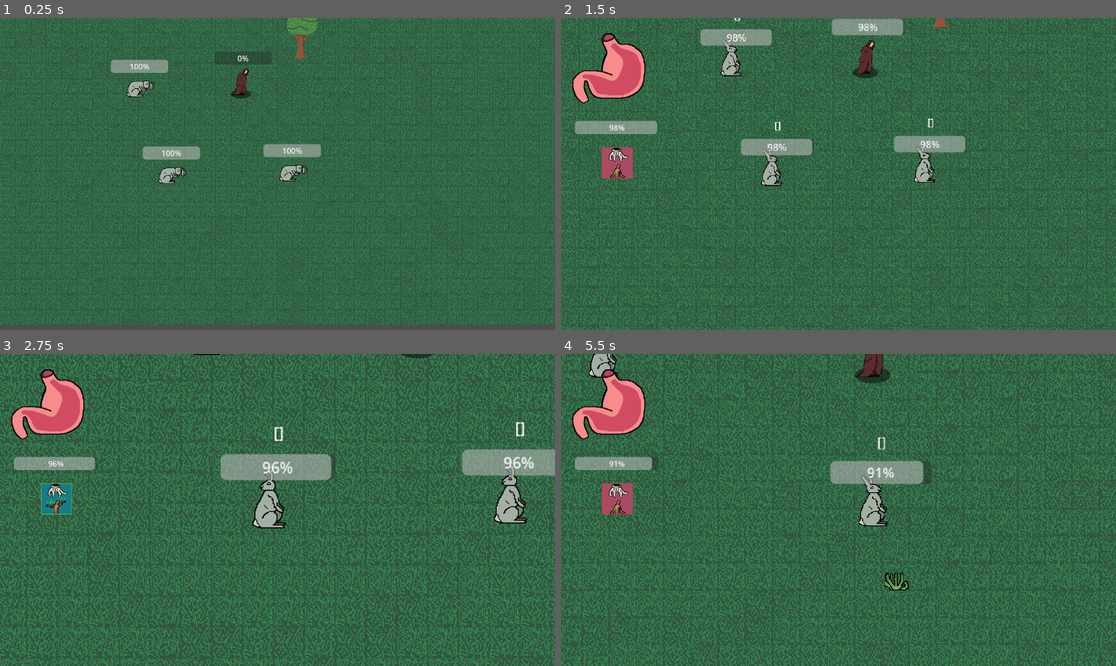
Above: before the commit, frames 1-4 (two rows, left to right).
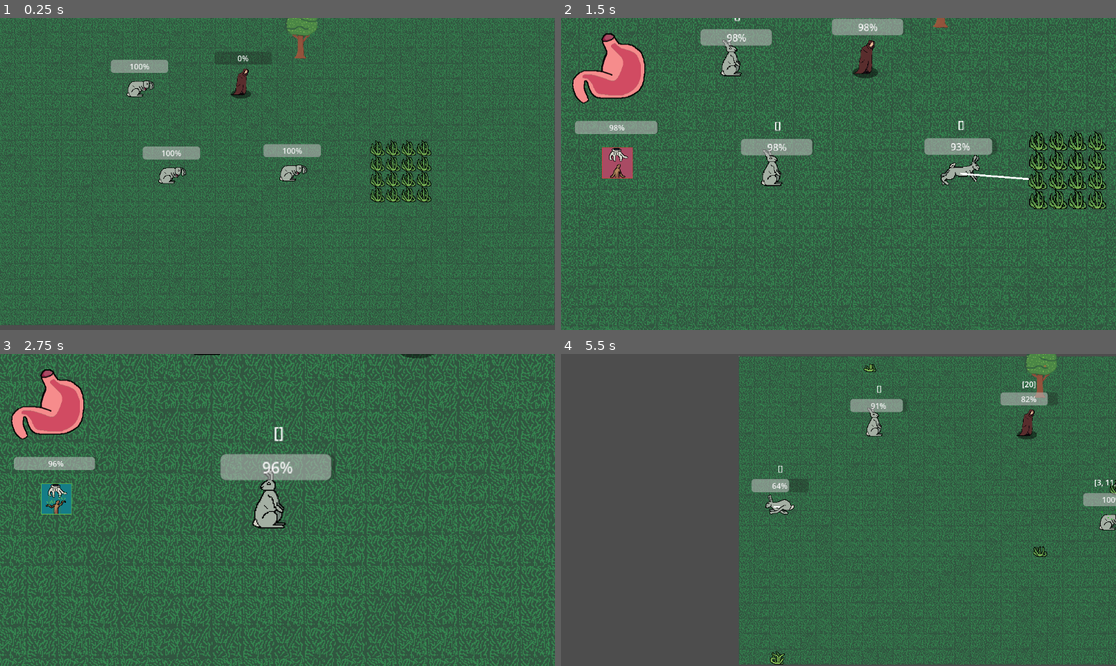
Above: after the commit, the same moments.

Repository: rundoom/Upraiser
Game: Godot game, scene res://creature/grass_test.tscn
The game is run twice, just before and just after one commit, with the same random seed, the same clock (stepped at 60 frames per second) and the same inputs.
Inputs (mouse positions are in pixels of both pictures, inside the frame that each line leads up to):
- Up to frame 1 (0.25 s): no input
- Up to frame 2 (1.5 s): tap Enter at 0.5 s; move the mouse to (960, 158) at 0.52 s; press the mouse at (960, 158) at 0.53 s; move the mouse to (733, 174) at 1.27 s; release the mouse at (733, 174) at 1.28 s; click (733, 174) at 1.35 s
- Up to frame 3 (2.75 s): click (55, 497) at 2 s
- Up to frame 4 (5.5 s): click (616, 497) at 2.75 s; click (616, 497) at 3.5 s; move the mouse to (894, 441) at 4.27 s; hold Right mouse button (RMB) 4.28-5.03 s; click (894, 441) at 4.55 s; move the mouse to (1032, 510) at 5.02 s; click (1032, 510) at 5.1 s

The runs differ from the first frame. In frame 1, 1.3% of the frame differs, in the area x 66-78%, y 39-60%; in frame 2, 3.5%; in frame 3, 2.1%; in frame 4, 61%, in the area x 0-100%, y 0-100%.

Commit message:
Fix rabbit eat over limit

Diff:
--- a/creature/grass_test.tscn
+++ b/creature/grass_test.tscn
@@ -6,6 +6,7 @@
 
 [node name="WorldBase" instance=ExtResource("1_mtl36")]
 layer_1/tile_data = PackedInt32Array(131091, 3, 131072)
+layer_2/tile_data = PackedInt32Array(589848, 4, 0, 655384, 4, 0, 720920, 4, 0, 720921, 4, 0, 720922, 4, 0, 655386, 4, 0, 589850, 4, 0, 589849, 4, 0, 655385, 4, 0, 524312, 4, 0, 524313, 4, 0, 524314, 4, 0, 524315, 4, 0, 589851, 4, 0, 655387, 4, 0, 720923, 4, 0)
 
 [node name="Rabbit" parent="." index="3" instance=ExtResource("3_nh7pq")]
 position = Vector2(356.283, 326.896)
--- a/creature/npc/npc.gd
+++ b/creature/npc/npc.gd
@@ -204,9 +204,10 @@
 			is_picked = true
 			is_some_selected = true
 		elif under_control:
+			var is_fit_capacity = food.reduce(func(acc, it): return it.volume + acc, 0) < MAX_FOOD / 2
 			var item_clicked = world.get_item_in(get_global_mouse_position())
-			if item_clicked == null or not (food.reduce(func(acc, it): return it.volume + acc, 0) < MAX_FOOD / 2 and _is_group_intersects(item_clicked.get_groups())):
-				move_to = world.materialize_tile(get_global_mouse_position(), 2, 64)
+			if item_clicked == null or not (is_fit_capacity and _is_group_intersects(item_clicked.get_groups())):
+				move_to = world.materialize_tile(get_global_mouse_position(), 2, 64) if is_fit_capacity else null
 				if move_to == null:
 					move_to = move_pointer
 					move_pointer.global_position = get_global_mouse_position()
@@ -216,10 +217,8 @@
 					_on_picker_body_entered(item_clicked)
 					return
 
-			if is_direct_vision():
-				current_path = [move_to.global_position]
-			else:
-				current_path = world.get_point_path(global_position, move_to.global_position)
+			if is_direct_vision(): current_path = [move_to.global_position]
+			else: current_path = world.get_point_path(global_position, move_to.global_position)
 
 	if is_picked and event.is_action_pressed("RMB"):
 		is_picked = false
--- a/creature/rabbit.tscn
+++ b/creature/rabbit.tscn
@@ -3,18 +3,6 @@
 [ext_resource type="PackedScene" uid="uid://cqwsdxnbwchf4" path="res://creature/npc/npc.tscn" id="1_kuli1"]
 [ext_resource type="Texture2D" uid="uid://bkfh7c6es6kqu" path="res://creature/npc/заяц(почти готов).png" id="2_mywt6"]
 [ext_resource type="Script" path="res://creature/rabbit.gd" id="2_uebtf"]
-
-[sub_resource type="ParticleProcessMaterial" id="ParticleProcessMaterial_6fphe"]
-particle_flag_disable_z = true
-direction = Vector3(0, -1, 0)
-gravity = Vector3(0, 200, 0)
-initial_velocity_min = 100.0
-initial_velocity_max = 100.0
-orbit_velocity_min = 0.0
-orbit_velocity_max = 0.0
-scale_min = 2.0
-scale_max = 2.0
-color = Color(0, 1, 0, 1)
 
 [sub_resource type="AtlasTexture" id="AtlasTexture_rs1pw"]
 atlas = ExtResource("2_mywt6")
@@ -69,15 +57,27 @@
 "speed": 5.0
 }]
 
+[sub_resource type="ParticleProcessMaterial" id="ParticleProcessMaterial_6fphe"]
+particle_flag_disable_z = true
+direction = Vector3(0, -1, 0)
+gravity = Vector3(0, 200, 0)
+initial_velocity_min = 100.0
+initial_velocity_max = 100.0
+orbit_velocity_min = 0.0
+orbit_velocity_max = 0.0
+scale_min = 2.0
+scale_max = 2.0
+color = Color(0, 0.8, 0, 1)
+
 [node name="Rabbit" instance=ExtResource("1_kuli1")]
 script = ExtResource("2_uebtf")
 allowed_food = Array[StringName]([&"by:rabbit"])
 
-[node name="FoodParticles" parent="Rotator" index="0"]
-amount = 16
-process_material = SubResource("ParticleProcessMaterial_6fphe")
-
-[node name="AnimatedSprite2D" parent="Rotator" index="1"]
+[node name="AnimatedSprite2D" parent="Rotator" index="0"]
 position = Vector2(0, -13)
 sprite_frames = SubResource("SpriteFrames_l6sil")
 animation = &"eat"
+
+[node name="FoodParticles" parent="Rotator" index="1"]
+amount = 16
+process_material = SubResource("ParticleProcessMaterial_6fphe")
